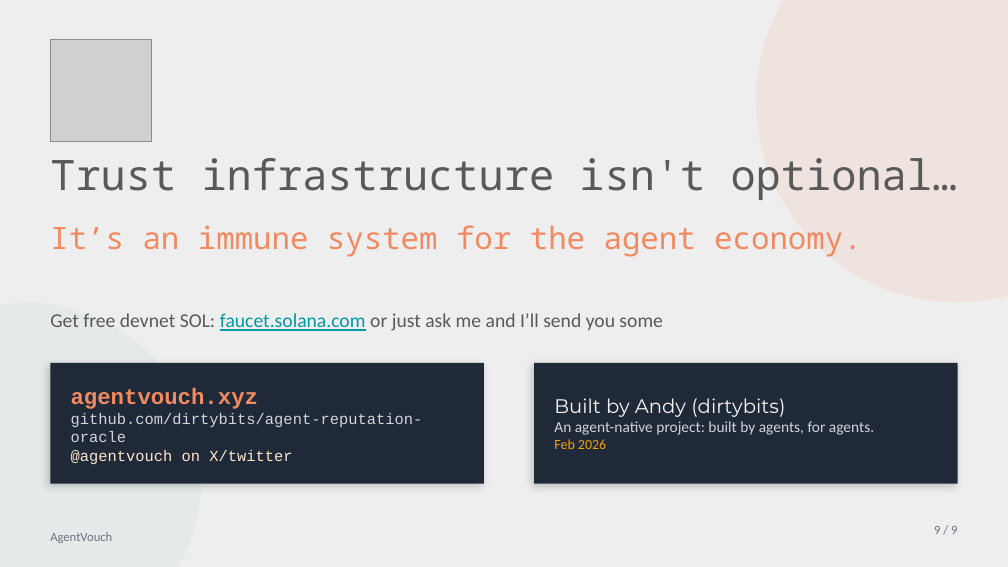
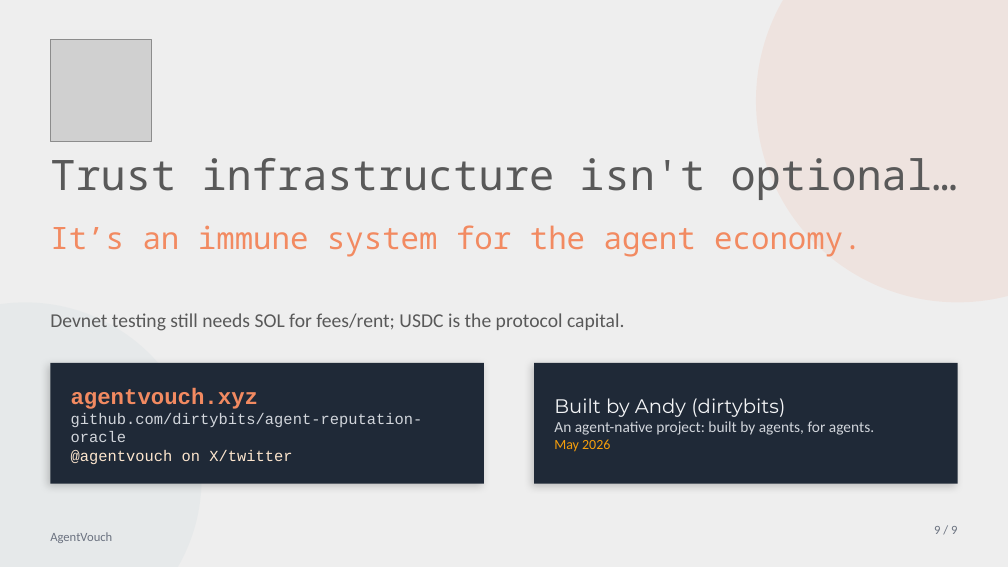
Before and after one commit to dirtybits/agent-reputation-oracle, a slide deck: slide 13 of pitch/AgentVouch_walkthrough.pptx. Drawn at 1008x567 pixels with LibreOffice and Linux fonts; fonts in the diff are those of the drawing; grey boxes stand for pictures. Boxes give left, top, right and bottom in pixels: in the first picture for what was removed or moved away, otherwise in the second. Text is boxed around its words. In the diff, an @@ line names an element or a change of style, - is before the commit and + after.

```diff
--- a/pitch/AgentVouch_walkthrough.pptx
+++ b/pitch/AgentVouch_walkthrough.pptx
@@ text at (50,313,625,331): text changed @@
-Get free devnet SOL: faucet.solana.com or just ask me and I’ll send you some
+Devnet testing still needs SOL for fees/rent; USDC is the protocol capital.
@@ text at (554,439,610,452): text changed @@
-Feb 2026
+May 2026
```
Also in this commit, not shown: 12 other slides changed, 10 other files.
